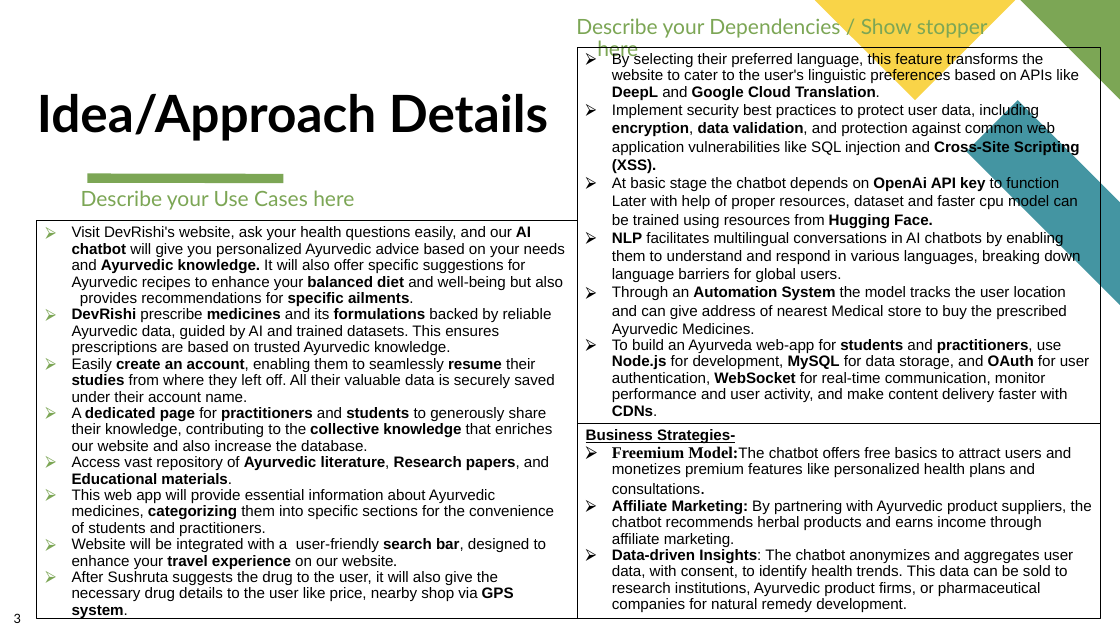
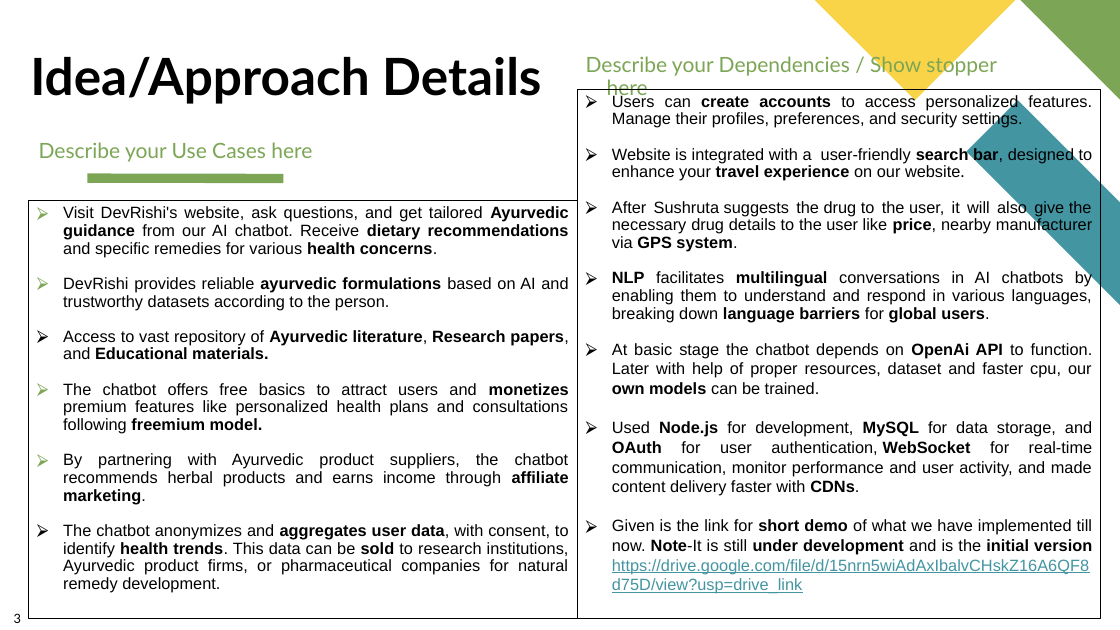
Before and after one commit to atharvadeopujari/DevRishi, a slide deck: slide 3 of DevRishi-SIH2023-College.pptx. Drawn at 1120x630 pixels with LibreOffice and Linux fonts; fonts in the diff are those of the drawing. Boxes give left, top, right and bottom in pixels: in the first picture for what was removed or moved away, otherwise in the second. Text is boxed around its words. In the diff, an @@ line names an element or a change of style, - is before the commit and + after.

```diff
--- a/DevRishi-SIH2023-College.pptx
+++ b/DevRishi-SIH2023-College.pptx
@@ title "Idea/Approach Details": place and size @@
-title "Idea/Approach Details" at [37,94,548,141]
+title "Idea/Approach Details" at [30,57,541,104]
@@ text "Describe your Dependencies / Show ...": place and size @@
-text "Describe your Dependencies / Show ..." at [576,15,988,61]
+text "Describe your Dependencies / Show ..." at [586,54,997,100]
@@ rectangle "Users can create accounts to ...": place and size @@
-rectangle "Users can create accounts to ..." at [577,47,1101,423]
+rectangle "Users can create accounts to ..." at [577,89,1101,618]
@@ text "Describe your Use Cases here": place and size @@
-text "Describe your Use Cases here" at [81,190,354,210]
+text "Describe your Use Cases here" at [39,142,312,162]
@@ text in rectangle at [612,146,1093,252]: text changed; size 13 to 14 pt @@
-⮚ By selecting their preferred language, this feature transforms the website to cater to the user's linguistic preferences based on APIs like DeepL and Google Cloud Translation.
-⮚ Implement security best practices to protect user data, including encryption, data validation, and protection against common web application vulnerabilities like SQL injection and Cross-Site Scripting (XSS).
-⮚ At basic stage the chatbot depends on OpenAi API key to function Later with help of proper resources, dataset and faster cpu model can be trained using resources from Hugging Face.
+⮚ Users can create accounts to access personalized features. Manage their profiles, preferences, and security settings.
+⮚ Website is integrated with a user-friendly search bar, designed to enhance your travel experience on our website.
+⮚ After Sushruta suggests the drug to the user, it will also give the necessary drug details to the user like price, nearby manufacturer via GPS system.
@@ text "Visit DevRishi's website, ask questions, ...": place and size @@
-text "Visit DevRishi's website, ask questions, ..." at [37,221,577,618]
+text "Visit DevRishi's website, ask questions, ..." at [29,201,577,618]
@@ text at [63,206,569,593]: text changed; size 13 to 14 pt @@
-⮚ Visit DevRishi's website, ask your health questions easily, and our AI chatbot will give you personalized Ayurvedic advice based on your needs and Ayurvedic knowledge. It will also offer specific suggestions for Ayurvedic recipes to enhance your balanced diet and well-being but also provides recommendations for specific ailments.
-⮚ DevRishi prescribe medicines and its formulations backed by reliable Ayurvedic data, guided by AI and trained datasets. This ensures prescriptions are based on trusted Ayurvedic knowledge.
-⮚ Easily create an account, enabling them to seamlessly resume their studies from where they left off. All their valuable data is securely saved under their account name.
-⮚ A dedicated page for practitioners and students to generously share their knowledge, contributing to the collective knowledge that enriches our website and also increase the database.
-⮚ Access vast repository of Ayurvedic literature, Research papers, and Educational materials.
-⮚ This web app will provide essential information about Ayurvedic medicines, categorizing them into specific sections for the convenience of students and practitioners.
-⮚ Website will be integrated with a user-friendly search bar, designed to enhance your travel experience on our website.
-⮚ After Sushruta suggests the drug to the user, it will also give the necessary drug details to the user like price, nearby shop via GPS system.
+⮚ Visit DevRishi's website, ask questions, and get tailored Ayurvedic guidance from our AI chatbot. Receive dietary recommendations and specific remedies for various health concerns.
+⮚ DevRishi provides reliable ayurvedic formulations based on AI and trustworthy datasets according to the person.
+⮚ Access to vast repository of Ayurvedic literature, Research papers, and Educational materials.
+⮚ The chatbot offers free basics to attract users and monetizes premium features like personalized health plans and consultations following freemium model.
+⮚ By partnering with Ayurvedic product suppliers, the chatbot recommends herbal products and earns income through affiliate marketing.
+⮚ The chatbot anonymizes and aggregates user data, with consent, to identify health trends. This data can be sold to research institutions, Ayurvedic product firms, or pharmaceutical companies for natural remedy development.
@@ text in rectangle at [612,270,1092,322]: size 13 to 14 pt in "NLP facilitates multilingual conversations in AI chatbots ..."; bold on in "multilingual language barriers global users."; alignment left to justified; line spacing 1 to 0.9 @@
@@ text in rectangle at [612,343,1093,594]: text changed; size 13 to 14 pt @@
-⮚ Through an Automation System the model tracks the user location and can give address of nearest Medical store to buy the prescribed Ayurvedic Medicines.
-⮚ To build an Ayurveda web-app for students and practitioners, use Node.js for development, MySQL for data storage, and OAuth for user authentication, WebSocket for real-time communication, monitor performance and user activity, and make content delivery faster with CDNs.
+⮚ At basic stage the chatbot depends on OpenAi API to function. Later with help of proper resources, dataset and faster cpu, our own models can be trained.
+⮚ Used Node.js for development, MySQL for data storage, and OAuth for user authentication, WebSocket for real-time communication, monitor performance and user activity, and made content delivery faster with CDNs.
+⮚ Given is the link for short demo of what we have implemented till now. Note-It is still under development and is the initial version https://drive.google.com/file/d/15nrn5wiAdAxIbalvCHskZ16A6QF8d75D/view?usp=drive_link
@@ rectangle removed at [577,423,1101,618] @@
-Business Strategies-
-⮚ Freemium Model:The chatbot offers free basics to attract users and monetizes premium features like personalized health plans and consultations.
-⮚ Affiliate Marketing: By partnering with Ayurvedic product suppliers, the chatbot recommends herbal products and earns income through affiliate marketing.
-⮚ Data-driven Insights: The chatbot anonymizes and aggregates user data, with consent, to identify health trends. This data can be sold to research institutions, Ayurvedic product firms, or pharmaceutical companies for natural remedy development.
```
Also in this commit, not shown: 3 other slides changed, 2 other files.
